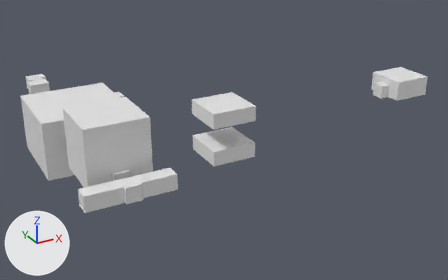
One commit to the Blender file blender/map04.blend: the scene before it, then after it.
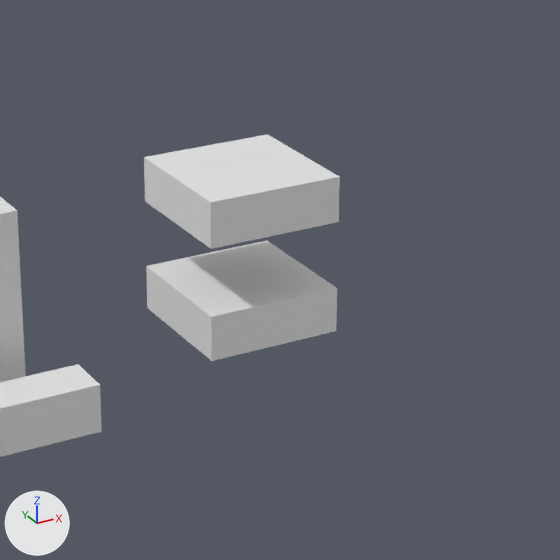
Old and new are each drawn whole from a 50 mm lens placed at (-20.7, -80.1, 33.4), pointed at (22.9, -0.7, -6.3) and again close up on the part from 32% to 73% of the width and 17% to 83% of the height. Arrows for +X, +Y and +Z are at lower left; the lights stay in place.

Names of what the first close-up shows: 'world_cube', 'world_rotA', 'world_rotB', 'world_straight'.
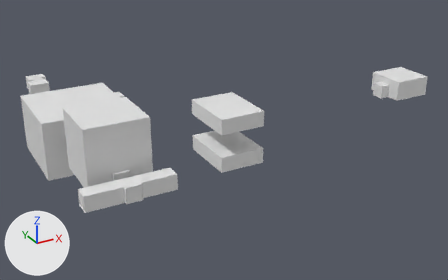
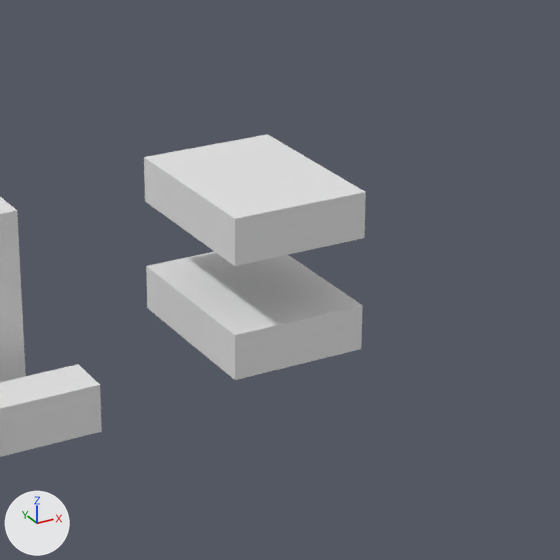
Boxes [x1, y1, x2, y2] around the edits, measured in the close-ups (560 x 560 px):
'world_rotA', reshaped: before [146, 241, 337, 361]; after [146, 252, 363, 380]
'world_rotB', reshaped (13% wider, 15% taller): before [144, 134, 340, 249]; after [144, 134, 366, 266]

Diff of the bpy script that builds the scene:
```diff
--- a/blender/map04.blend.py
+++ b/blender/map04.blend.py
@@ me_cube_004 @@
 me_cube_004.from_pydata(...)  # 16 vertices, 14 faces; spans x 12.0..18.0, y -18.0..-12.0, z -1.0..1.0
 # used by ob_world_rota; location = (0.0, 0.0, 0.0)
 # before: 0 (14.0, -16.0, -1.0), 1 (14.0, -16.0, 1.0) at pixel (231, 289), 4 (16.0, -16.0, -1.0), 5 (16.0, -16.0, 1.0) at pixel (272, 280), 8 (12.0, -18.0, -1.0) at pixel (211, 361)
 # before: 9 (12.0, -18.0, 1.0) at pixel (211, 316), 12 (18.0, -18.0, -1.0) at pixel (336, 331), 13 (18.0, -18.0, 1.0) at pixel (337, 288)
+# me_cube_004 part 1
+for i in [0, 1, 4, 5, 8, 9, 12, 13]: me_cube_004.vertices[i].co += Vector((0.0, -2.0, 0.0))
@@ me_cube_008 @@
 me_cube_008.from_pydata(...)  # 16 vertices, 14 faces; spans x 12.0..18.0, y -18.0..-12.0, z 4.0..6.0
 # used by ob_world_rotb; location = (0.0, 0.0, 0.0)
 # before: 0 (14.0, -16.0, 4.0), 1 (14.0, -16.0, 6.0) at pixel (230, 178), 4 (16.0, -16.0, 4.0), 5 (16.0, -16.0, 6.0) at pixel (273, 170), 8 (12.0, -18.0, 4.0) at pixel (210, 248)
 # before: 9 (12.0, -18.0, 6.0) at pixel (210, 202), 12 (18.0, -18.0, 4.0) at pixel (338, 221), 13 (18.0, -18.0, 6.0) at pixel (339, 176)
+# me_cube_008 part 2
+for i in [0, 1, 4, 5, 8, 9, 12, 13]: me_cube_008.vertices[i].co += Vector((0.0, -2.0, 0.0))
```
